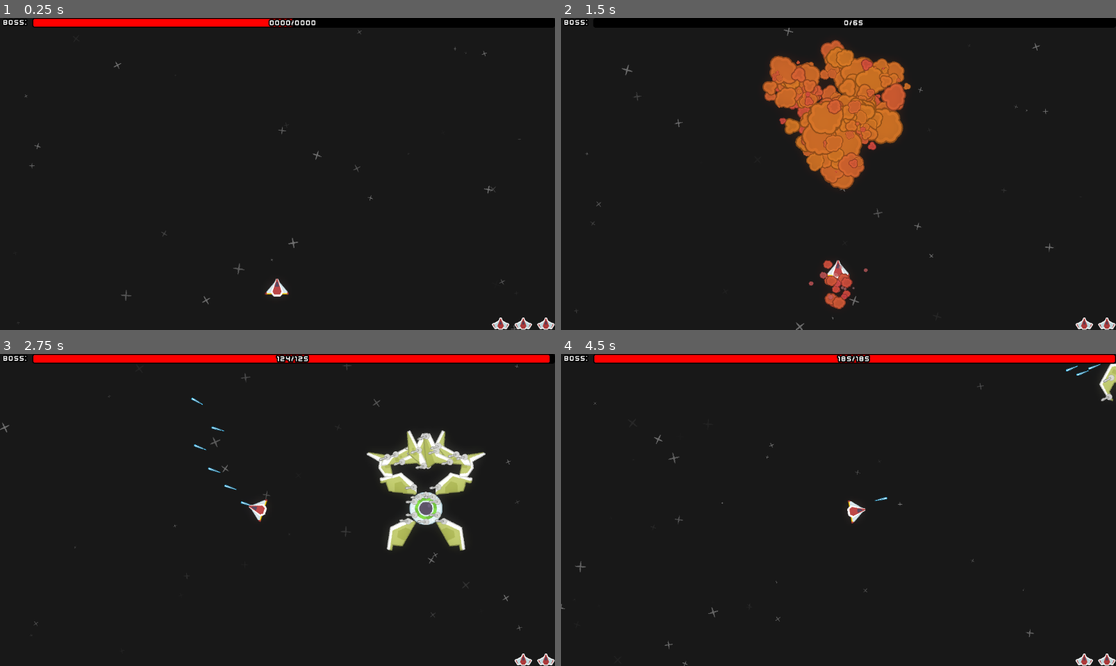
Above: before the commit, frames 1-4 (two rows, left to right).
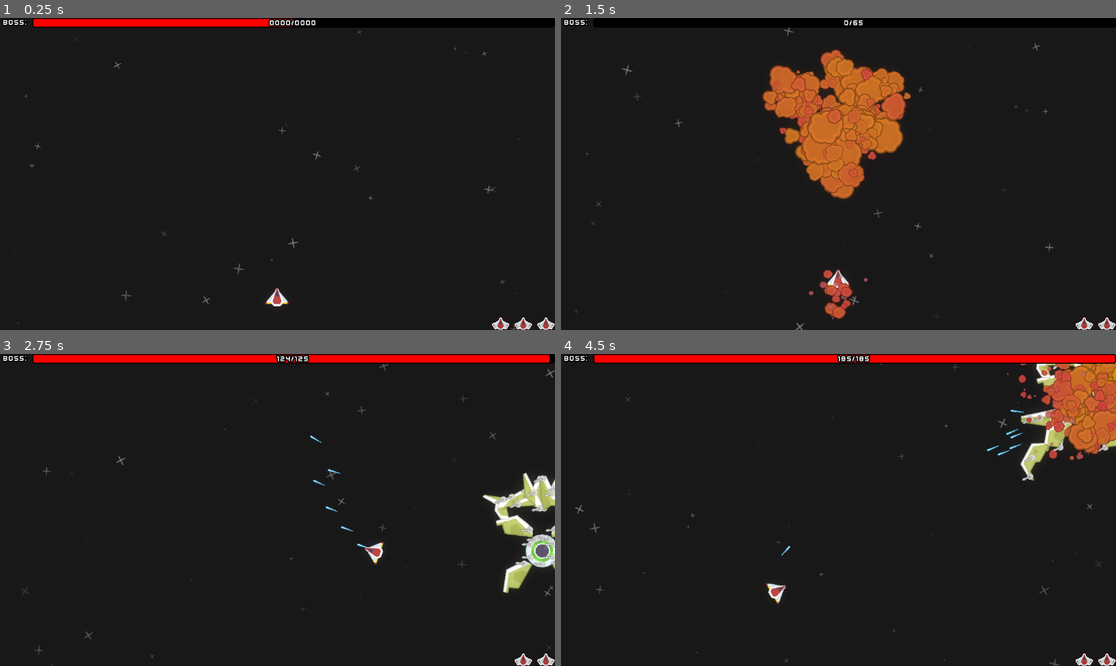
Above: after the commit, the same moments.

Repository: Noxalus/GMTK-2024
Game: Godot game, scene res://scenes/game.tscn
The game is run twice, just before and just after one commit, with the same random seed, the same clock (stepped at 60 frames per second) and the same inputs.
Inputs (mouse positions are in pixels of both pictures, inside the frame that each line leads up to):
- Up to frame 1 (0.25 s): no input
- Up to frame 2 (1.5 s): move the mouse to (810, 236) at 0.52 s; hold Shift (focus) 0.53-1.28 s; hold W (move_up) from 0.53 s (still down); move the mouse to (1005, 220) at 1.27 s; tap Page Up (next_boss) at 1.35 s
- Up to frame 3 (2.75 s): move the mouse to (111, 463) at 2.02 s; release W (move_up) at 2.03 s; press the mouse at (111, 463) at 2.03 s; hold A (move_left) from 2.03 s (still down)
- Up to frame 4 (4.5 s): move the mouse to (866, 510) at 2.77 s; release the mouse at (866, 510) at 2.78 s; tap Shift (focus) at 2.85 s; move the mouse to (755, 432) at 3.52 s; release A (move_left) at 3.53 s; hold S (move_down) 3.53-4.28 s; tap Page Up (next_boss) at 3.6 s; move the mouse to (960, 494) at 4.27 s; hold D (move_right) from 4.28 s (still down); click (960, 494) at 4.35 s

The runs differ from the first frame. In frame 1, 0.2% of the frame differs, in the area x 47-53%, y 83-93%; in frame 2, 5.4%; in frame 3, 6.0%, in the area x 0-100%, y 3-100%; in frame 4, 4.8%.

Commit message:
Fix camera.

Diff:
--- a/forever-warning/scenes/player.tscn
+++ b/forever-warning/scenes/player.tscn
@@ -1,10 +1,9 @@
-[gd_scene load_steps=10 format=3 uid="uid://55hgfllu4oyd"]
+[gd_scene load_steps=9 format=3 uid="uid://55hgfllu4oyd"]
 
 [ext_resource type="Texture2D" uid="uid://d3uerrrmy6kcm" path="res://assets/sprites/player_ship.png" id="1_xdjxy"]
 [ext_resource type="Script" path="res://scripts/player.gd" id="1_yv0xi"]
 [ext_resource type="AudioStream" uid="uid://5u2pveb441c1" path="res://assets/audio/sfx/hit.wav" id="3_061m7"]
 [ext_resource type="AudioStream" uid="uid://cmnxytjdtq36i" path="res://assets/audio/sfx/shoot.wav" id="3_l5qrk"]
-[ext_resource type="Script" path="res://scripts/camera.gd" id="5_8fr2p"]
 [ext_resource type="PackedScene" uid="uid://dk3qfnhyguxpu" path="res://scenes/fx/stars_fx.tscn" id="5_j1dpa"]
 
 [sub_resource type="CircleShape2D" id="CircleShape2D_m63fx"]
@@ -73,11 +72,10 @@
 stream = SubResource("AudioStreamRandomizer_pb35m")
 
 [node name="Camera2D" type="Camera2D" parent="."]
-position = Vector2(1, -236)
+position = Vector2(1, -256)
 position_smoothing_enabled = true
 position_smoothing_speed = 10.0
 rotation_smoothing_enabled = true
-script = ExtResource("5_8fr2p")
 
 [node name="GPUParticles2D" parent="Camera2D" instance=ExtResource("5_j1dpa")]
 self_modulate = Color(1, 1, 1, 0.376471)
--- a/forever-warning/scripts/player_bullet.gd
+++ b/forever-warning/scripts/player_bullet.gd
@@ -26,5 +26,5 @@
 			get_tree().current_scene.add_child(instance)
 			area.damage(1)
 			game.player.play_hit_sound()
-			game.camera.shake(10)
+			#game.camera.shake(10)
 			queue_free()
